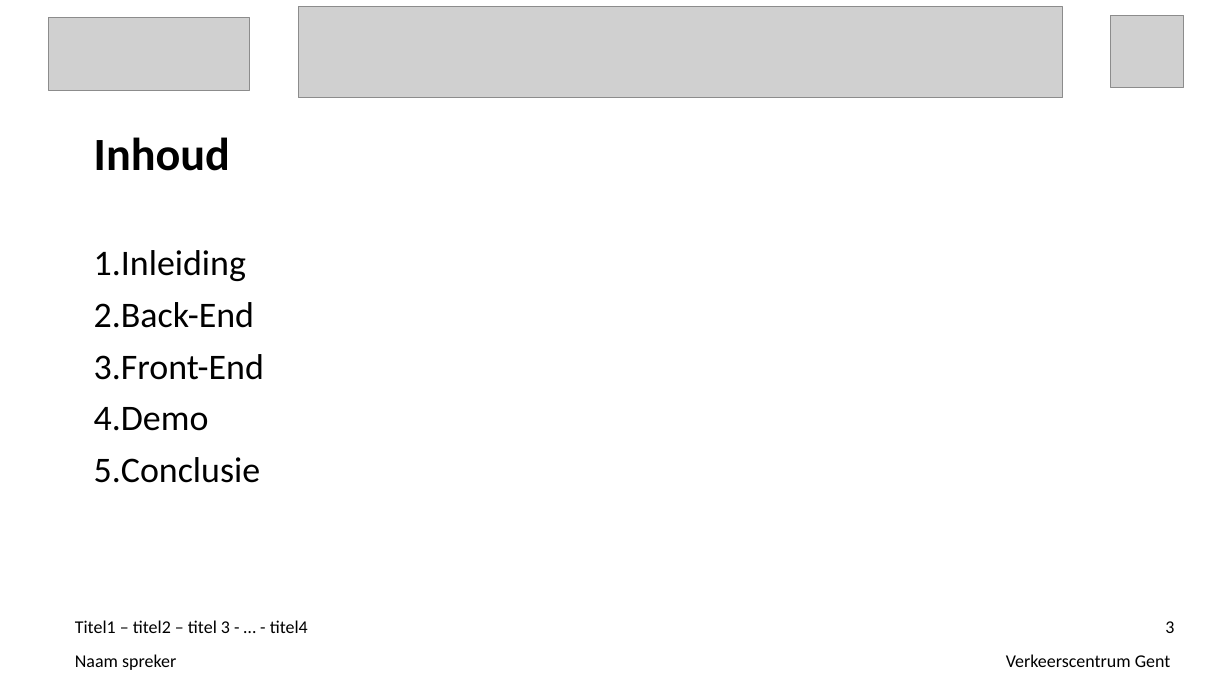
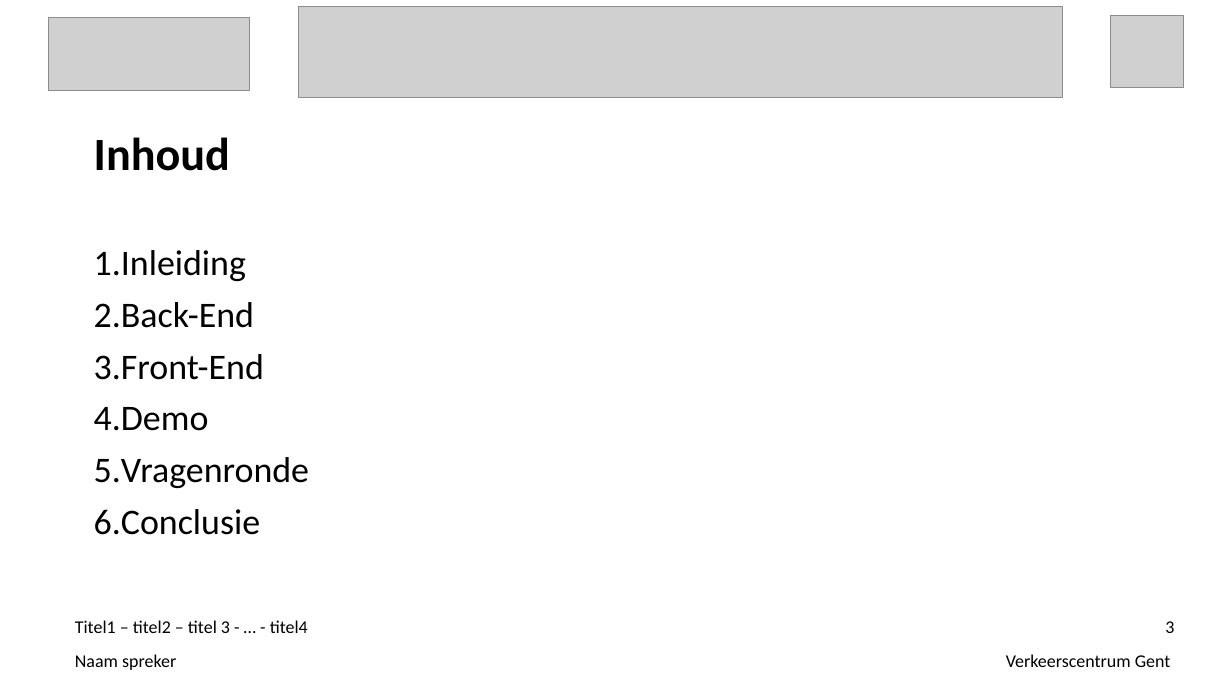
Before and after one commit to ghentlivinglab/Traffic-Travel-Time-Analyzer-1, a slide deck: slide 3 of Einddocumentatie/Presentatie.ppt. Drawn at 1232x693 pixels with LibreOffice and Linux fonts; fonts in the diff are those of the drawing; grey boxes stand for pictures. Boxes give left, top, right and bottom in pixels: in the first picture for what was removed or moved away, otherwise in the second. Text is boxed around its words. In the diff, an @@ line names an element or a change of style, - is before the commit and + after.

```diff
--- a/Einddocumentatie/Presentatie.ppt
+++ b/Einddocumentatie/Presentatie.ppt
@@ text at bbox=[94, 457, 309, 488]: paragraph added @@
+5. Vragenronde
```
Also in this commit, not shown: 3 slides added, 11 slides removed.
